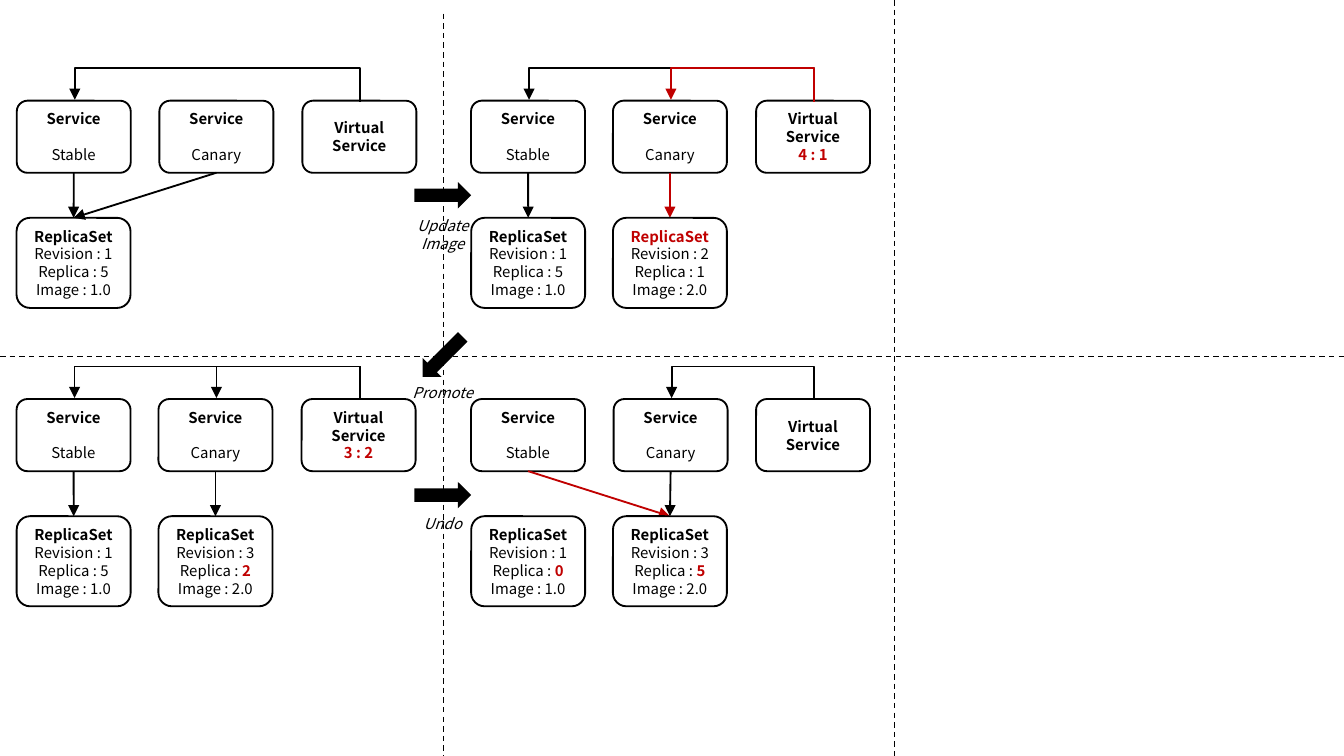
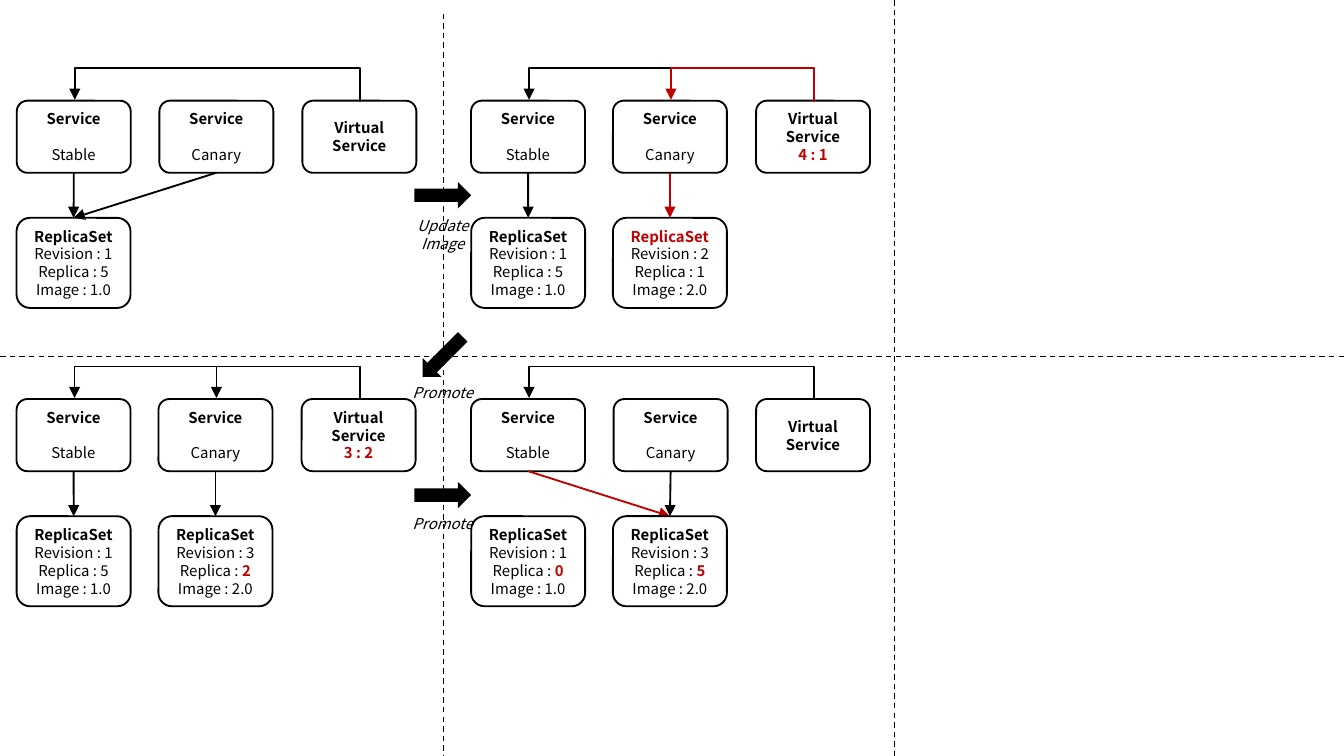
Before and after one commit to ssup2/blog-software, a slide deck: slide 5 of content/docs/theory-analysis/argo-rollouts/images/images.pptx. Drawn at 1344x756 pixels with LibreOffice and Linux fonts; fonts in the diff are those of the drawing. Boxes give left, top, right and bottom in pixels: in the first picture for what was removed or moved away, otherwise in the second. Text is boxed around its words. In the diff, an @@ line names an element or a change of style, - is before the commit and + after.

```diff
--- a/content/docs/theory-analysis/argo-rollouts/images/images.pptx
+++ b/content/docs/theory-analysis/argo-rollouts/images/images.pptx
@@ elbow arrow moved from (814, 401) - (672, 398) to (814, 401) - (530, 398) @@
@@ text at <box>412,514,473,535</box>: text changed @@
-Undo
+Promote
```
Also in this commit, not shown: 3 other slides changed, 3 slides added, 12 other files.
